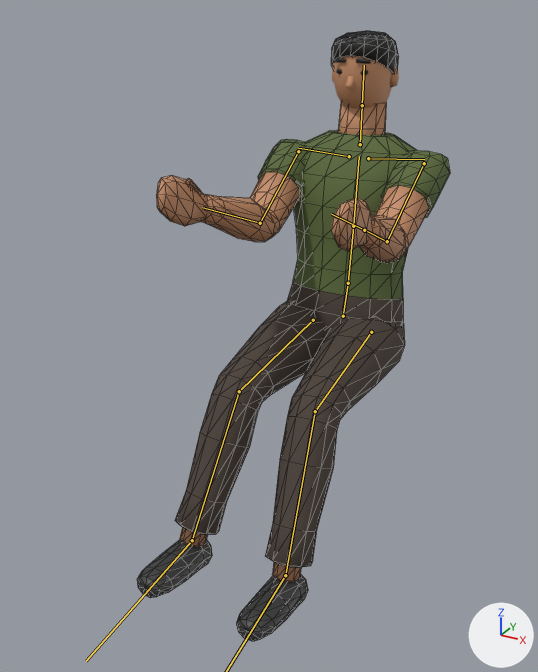
What one commit did to the glTF model public/models/characters/pedestrian_heavy.glb.
Camera for both pictures: a 50 mm camera at (0.803, -1.921, 1.143) aimed at (-0.017, -0.43, 0.397). Lighting does not change. The marker at lower right points along +X, +Y and +Z. The older version comes first. Both versions are drawn at frame 0 of the action 'drive'; the numbers are the values there. The bones that change, and the others that lie on the model, are drawn over the model as lines. Mesh edges are drawn as thin lines on the coarser meshes.

Objects in the first picture: 'body', 'hair', 'head'.
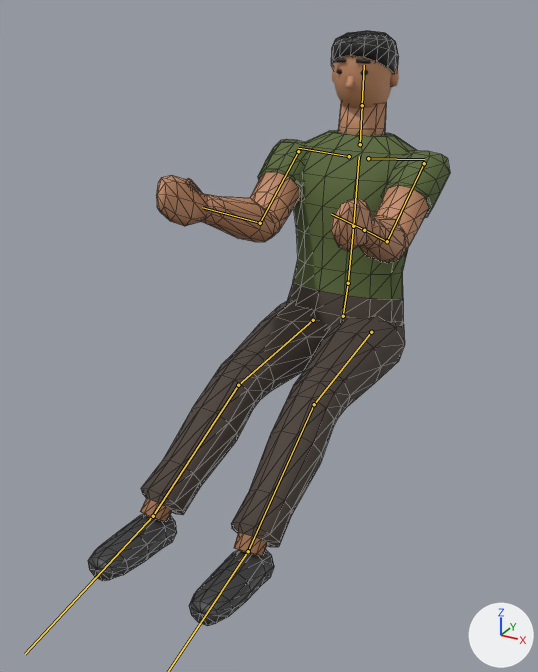
What differs and where, as boxes (x1, y1, x2, y2) in the pictures (538 x 672 px):
'body', posed (16% wider): before (137, 102, 450, 641); after (88, 102, 450, 626)
bone 'LeftUpperLeg', root to tip: before (371, 332) to (315, 411); after (371, 332) to (314, 404)
bone 'LeftLowerLeg', root to tip: before (315, 411) to (285, 575); after (314, 404) to (248, 551)
bone 'RightUpperLeg', root to tip: before (313, 320) to (239, 391); after (313, 320) to (238, 385)
bone 'RightLowerLeg', root to tip: before (239, 391) to (192, 540); after (238, 385) to (153, 516)
bone 'RightFoot', root to tip: before (192, 540) to (86, 661); after (153, 516) to (25, 654)

The edits, one by one:
Bone 'LeftUpperLeg' (bone_leftupperleg) turns from (-67, -1, -4) to (-70, -1, -4) degrees about its own x, y and z.
Bone 'LeftLowerLeg' (bone_leftlowerleg) turns from (50, 0, 0) to (20, 0, 0) degrees about its own x, y and z.
Bone 'LeftFoot' (bone_leftfoot) turns from (15, 0, 0) to (50, 0, 0) degrees about its own x, y and z.
Bone 'RightUpperLeg' (bone_rightupperleg) turns from (-67, 1, 4) to (-70, 1, 4) degrees about its own x, y and z.
Bone 'RightLowerLeg' (bone_rightlowerleg) turns from (50, 0, 0) to (20, 0, 0) degrees about its own x, y and z.
Bone 'RightFoot' (bone_rightfoot) turns from (15, 0, 0) to (50, 0, 0) degrees about its own x, y and z.
